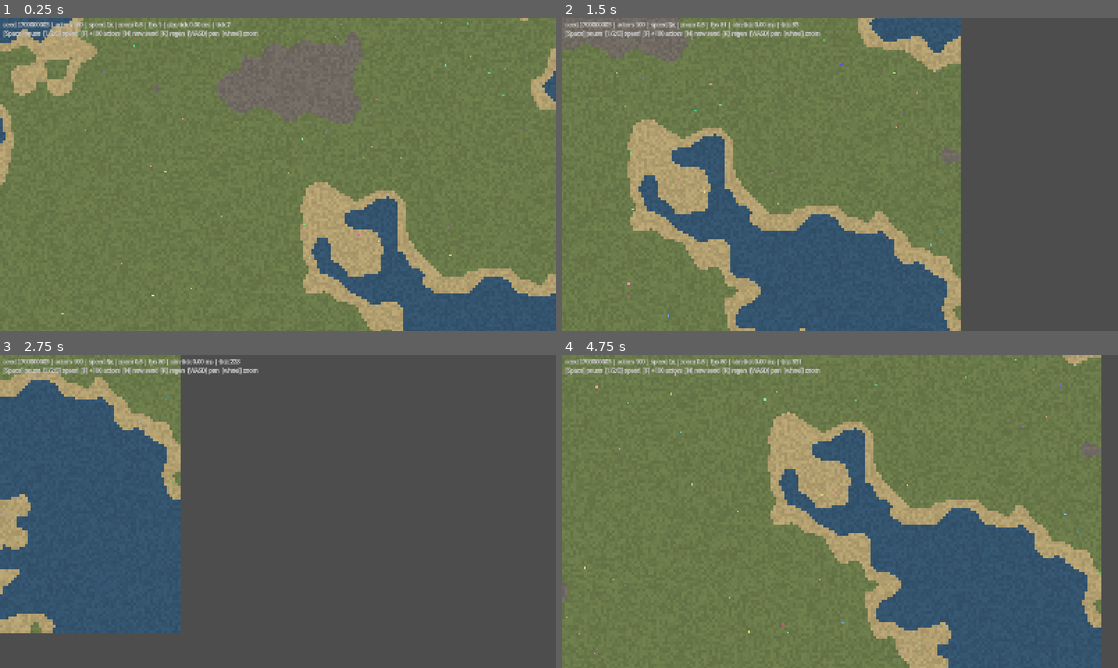
Above: before the commit, frames 1-4 (two rows, left to right).
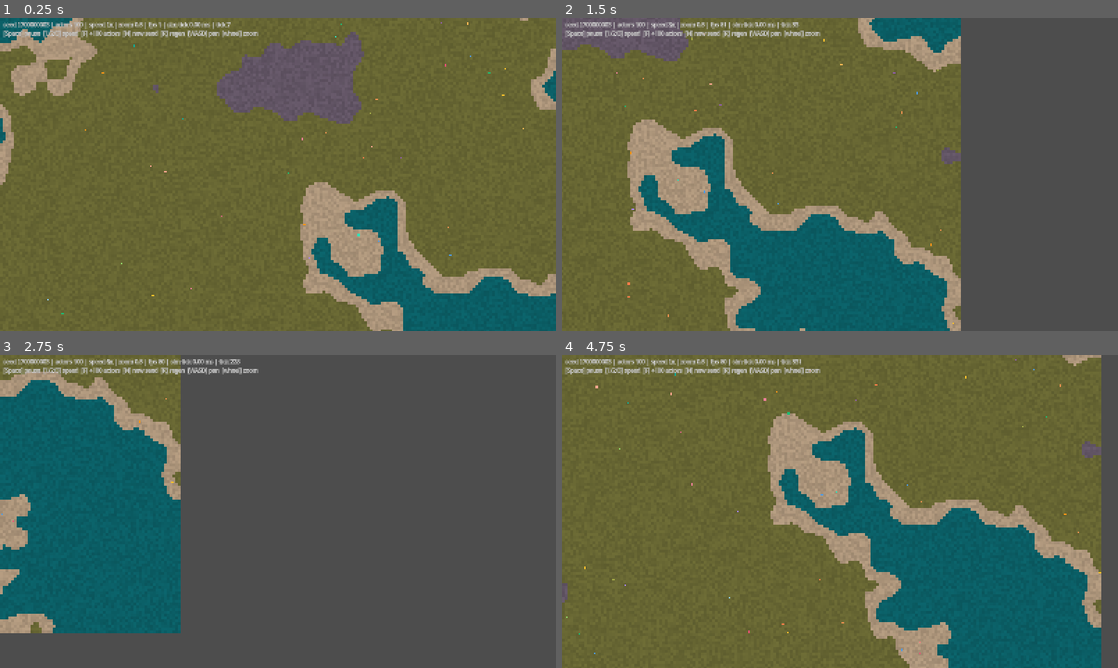
Above: after the commit, the same moments.

Repository: young-steveo/colony-sim
Game: Godot game, scene res://game/main.tscn
Same seed, same stepped clock (60 frames per second), same inputs: the game is played once before the commit and once after it.
Inputs (mouse positions are in pixels of both pictures, inside the frame that each line leads up to):
- Up to frame 1 (0.25 s): no input
- Up to frame 2 (1.5 s): move the mouse to (962, 158) at 0.52 s; hold D (pan_right) 0.53-1.28 s; hold 1 (sim_speed_1) 0.53-1.28 s; move the mouse to (728, 190) at 1.27 s; hold S (pan_down) from 1.28 s (still down); tap 2 (sim_speed_2) at 1.35 s
- Up to frame 3 (2.75 s): move the mouse to (333, 442) at 2.02 s; release S (pan_down) at 2.03 s; hold D (pan_right) from 2.03 s (still down); hold 3 (sim_speed_3) from 2.03 s (still down)
- Up to frame 4 (4.75 s): move the mouse to (812, 574) at 2.77 s; release D (pan_right) at 2.78 s; release 3 (sim_speed_3) at 2.78 s; hold W (pan_up) 2.78-3.53 s; tap Mouse wheel up (zoom_in) at 2.85 s; move the mouse to (1006, 558) at 3.52 s; hold Mouse wheel down (zoom_out) 3.53-4.28 s; hold A (pan_left) from 3.53 s (still down); move the mouse to (673, 464) at 4.27 s; tap 1 (sim_speed_1) at 4.35 s

The runs differ from the first frame. In frame 1, 14% of the frame differs, in the area x 0-100%, y 0-100%; in frame 2, 19%; in frame 3, 22%; in frame 4, 24%, in the area x 0-97%, y 0-100%.

Commit message:
Adopt Resurrect 64 palette (Kerrie Lake) as the project palette
render/palette.gd codifies all 64 entries; terrain placeholder colors
and actor tints now draw from it, and the GDD presentation section
records the choice.

Co-Authored-By: Claude Fable 5 <noreply@anthropic.com>

Diff:
--- a/render/actor_renderer.gd
+++ b/render/actor_renderer.gd
@@ -40,6 +40,13 @@
 		multimesh.set_instance_color(i, _actor_color(actors.ids[i]))
 
 
+# Vivid Palette entries that pop against terrain.
+static var ACTOR_TINTS := PackedInt32Array([
+	12, 13, 16, 17, 18, 22, 23, 26, 27, 31,
+	32, 41, 42, 47, 48, 51, 52, 56, 57, 60, 61, 62,
+])
+
+
 func _actor_color(id: int) -> Color:
 	var s := SimRng.stream(SimRng.key([_world_seed, "actor_color", id]))
-	return Color.from_hsv(s.nextf(), 0.35 + 0.3 * s.nextf(), 0.75 + 0.2 * s.nextf())
+	return Palette.COLORS[ACTOR_TINTS[s.next_range(0, ACTOR_TINTS.size() - 1)]]
--- /dev/null
+++ b/render/palette.gd
@@ -0,0 +1,25 @@
+class_name Palette
+extends RefCounted
+## Resurrect 64 by Kerrie Lake — the project's color palette.
+## https://lospec.com/palette-list/resurrect-64
+## All rendered color (placeholder or final art) should come from these 64
+## entries so everything on screen reads as one world.
+
+static var COLORS := PackedColorArray([
+	Color("2e222f"), Color("3e3546"), Color("625565"), Color("966c6c"),
+	Color("ab947a"), Color("694f62"), Color("7f708a"), Color("9babb2"),
+	Color("c7dcd0"), Color("ffffff"), Color("6e2727"), Color("b33831"),
+	Color("ea4f36"), Color("f57d4a"), Color("ae2334"), Color("e83b3b"),
+	Color("fb6b1d"), Color("f79617"), Color("f9c22b"), Color("7a3045"),
+	Color("9e4539"), Color("cd683d"), Color("e6904e"), Color("fbb954"),
+	Color("4c3e24"), Color("676633"), Color("a2a947"), Color("d5e04b"),
+	Color("fbff86"), Color("165a4c"), Color("239063"), Color("1ebc73"),
+	Color("91db69"), Color("cddf6c"), Color("313638"), Color("374e4a"),
+	Color("547e64"), Color("92a984"), Color("b2ba90"), Color("0b5e65"),
+	Color("0b8a8f"), Color("0eaf9b"), Color("30e1b9"), Color("8ff8e2"),
+	Color("323353"), Color("484a77"), Color("4d65b4"), Color("4d9be6"),
+	Color("8fd3ff"), Color("45293f"), Color("6b3e75"), Color("905ea9"),
+	Color("a884f3"), Color("eaaded"), Color("753c54"), Color("a24b6f"),
+	Color("cf657f"), Color("ed8099"), Color("831c5d"), Color("c32454"),
+	Color("f04f78"), Color("f68181"), Color("fca790"), Color("fdcbb0"),
+])
--- a/render/terrain_renderer.gd
+++ b/render/terrain_renderer.gd
@@ -7,12 +7,13 @@
 
 const TILE_PX := 16
 
-# Indexed by tile id (SimWorld.TILE_*).
+# Palette indices by tile id (SimWorld.TILE_*): murky teal water, tan sand,
+# olive grass, grey-purple rock.
 static var COLORS := PackedColorArray([
-	Color(0.204, 0.329, 0.431),
-	Color(0.698, 0.624, 0.439),
-	Color(0.416, 0.478, 0.290),
-	Color(0.439, 0.416, 0.384),
+	Palette.COLORS[39],
+	Palette.COLORS[4],
+	Palette.COLORS[25],
+	Palette.COLORS[2],
 ])
 
 
Not shown, added: render/palette.gd.uid
Not shown, changed: GDD.md
